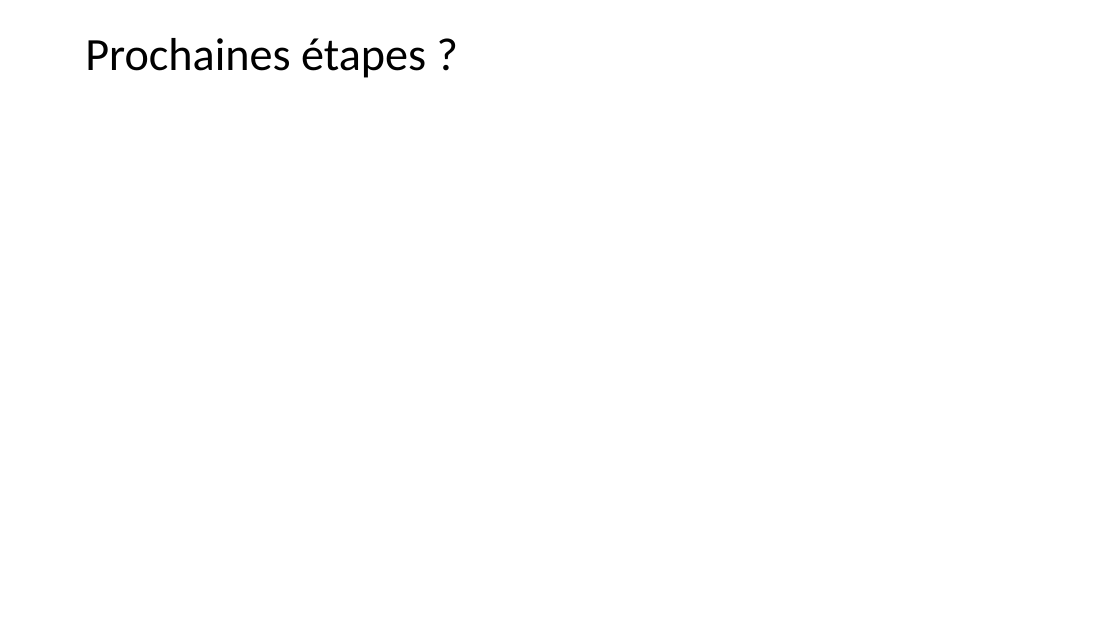
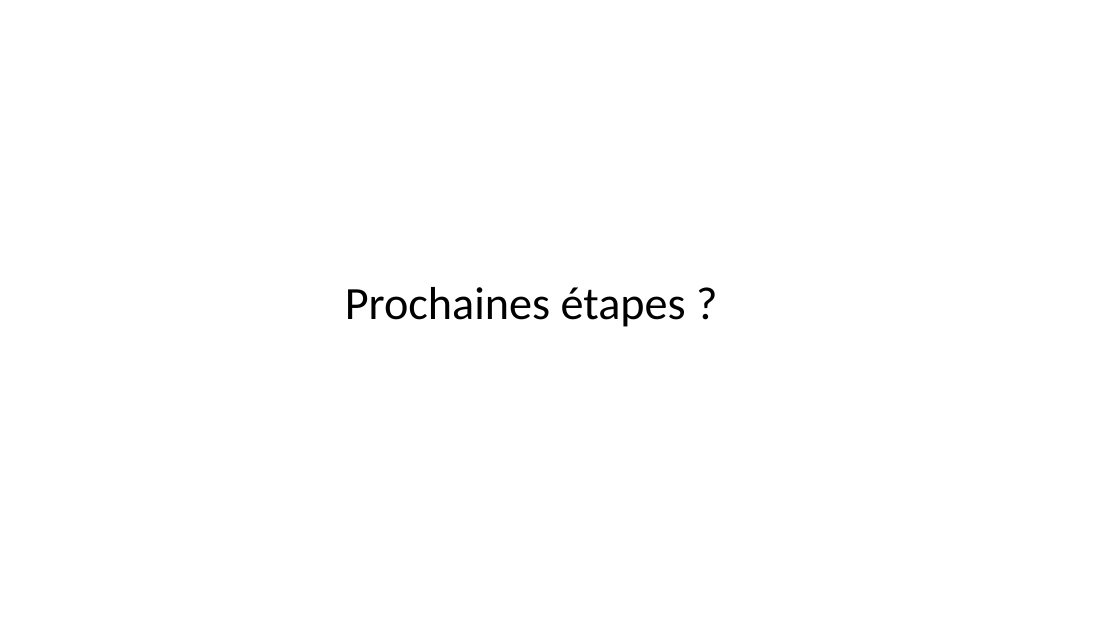
Before and after one commit to libcraps/SkateboardXXX3000, a slide deck: slide 15 of 00 - Documentation/presentation_eric/presentation_lancement_projet.pptx (slide 9 before the commit). Drawn at 1120x630 pixels with LibreOffice and Linux fonts; fonts in the diff are those of the drawing. Boxes give left, top, right and bottom in pixels: in the first picture for what was removed or moved away, otherwise in the second. Text is boxed around its words. In the diff, an @@ line names an element or a change of style, - is before the commit and + after.

```diff
--- a/00 - Documentation/presentation_eric/presentation_lancement_projet.pptx
+++ b/00 - Documentation/presentation_eric/presentation_lancement_projet.pptx
@@ title "Prochaines étapes ?": place and size @@
-title "Prochaines étapes ?" at (85, 38, 426, 78)
+title "Prochaines étapes ?" at (345, 287, 686, 327)
```
Also in this commit, not shown: 4 other slides changed, 7 slides added, 3 slides removed, 1 other file.
